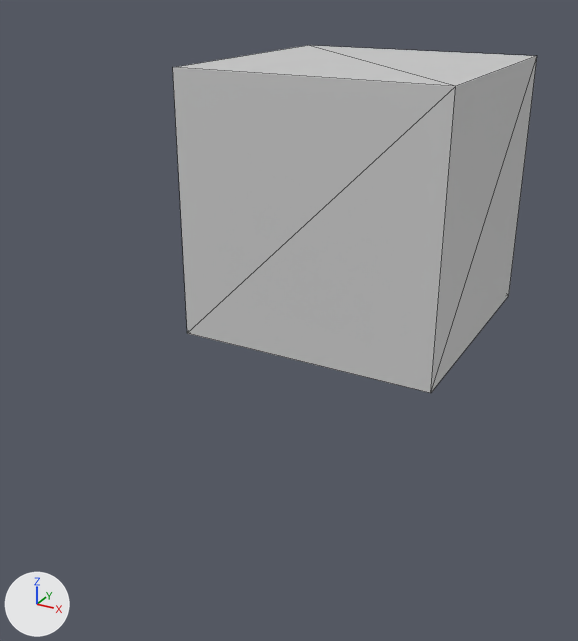
Renders of the COLLADA model cube.dae from each side of a commit.
Rendered twice from a camera (50 mm lens) standing at (2.46, -5.63, 1.62) and looking at (0.21, -1.54, -0.43). The axes (+X, +Y, +Z) are drawn at lower left. The lights are the same throughout. Mesh edges are drawn as thin lines.
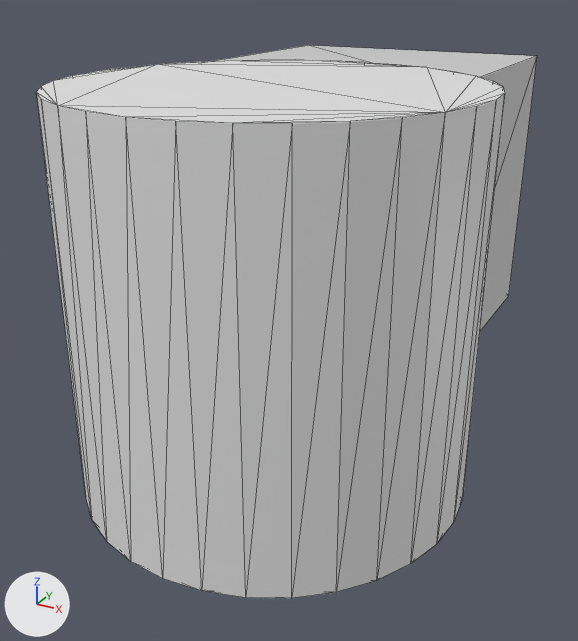
The newer file is also turned or shifted as a whole; pictures and numbers use the older file's frame.

Boxes (x1, y1, x2, y2) around the edits, measured in the pictures (578 x 641 px):
'Cylinder', added: after (36, 60, 505, 598)
'Cube', unchanged, covered by the edit: before (173, 45, 537, 393); after (216, 45, 537, 331)

Edits to the bpy script that builds the scene:
```text
Add me_cylinder:
    me_cylinder.from_pydata(...)  # a 32-sided cylinder along z spanning x -1.0..1.0, y -1.0..1.0, z -1.0..1.0
Add ob_cylinder:
    ob_cylinder = bpy.data.objects.new('Cylinder', me_cylinder)
    ob_cylinder.location = (0.625, -2.458, 0.155)
```
